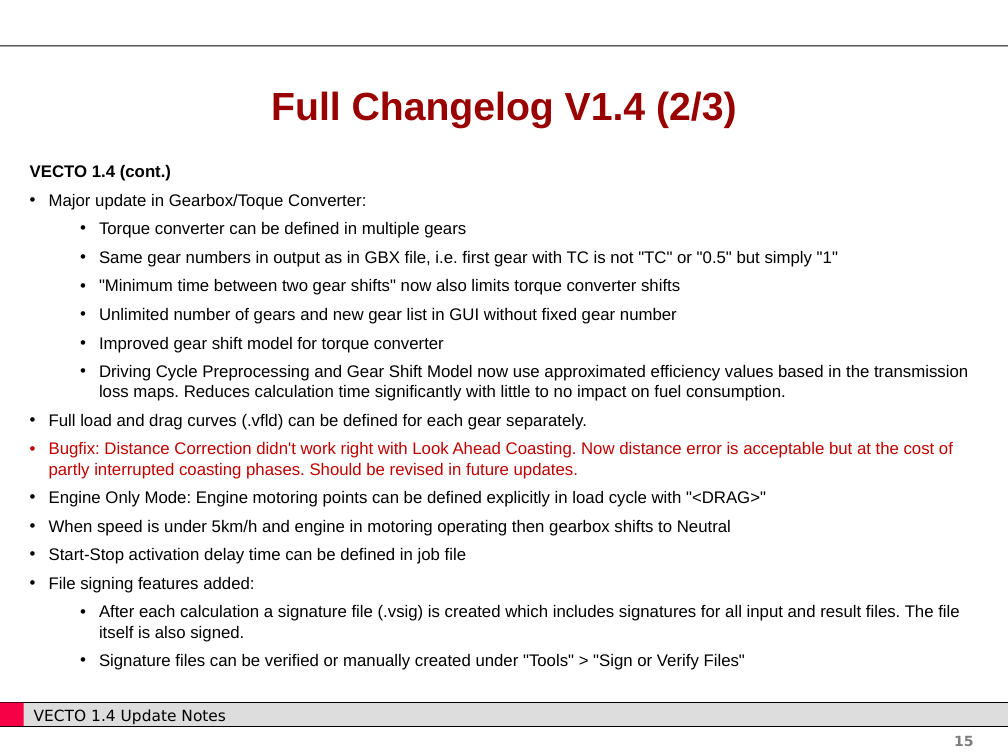
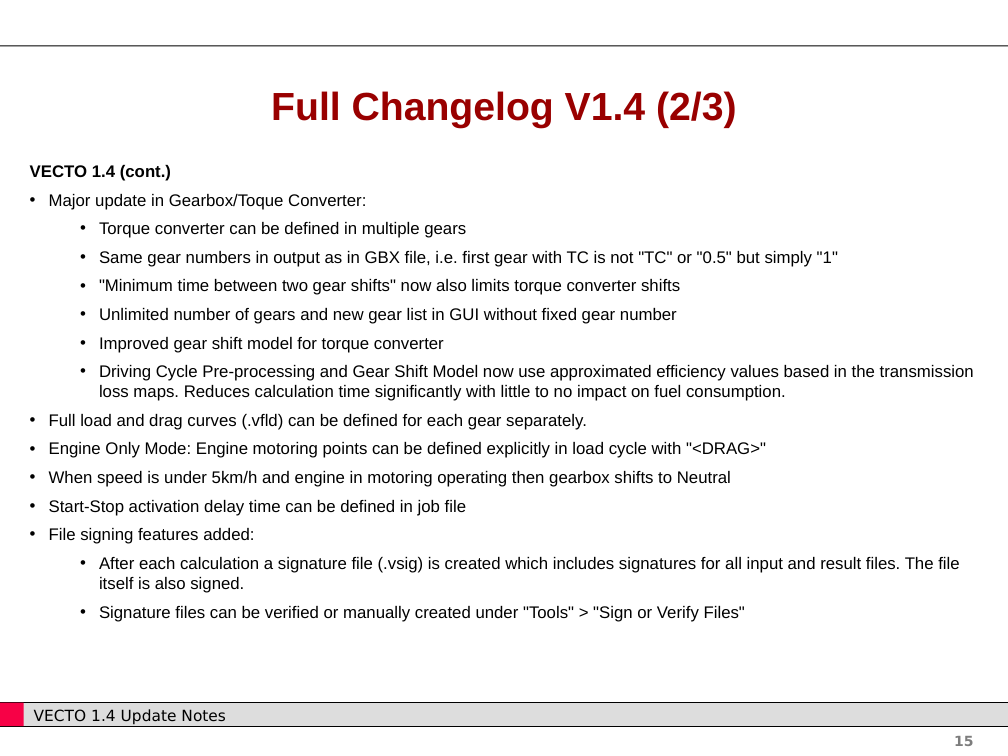
Before and after one commit to CLIMA-VECTO/vecto-sim, a slide deck: slide 15 of User Manual Source/Update Notes.pptx. Drawn at 1008x756 pixels with LibreOffice and Linux fonts; fonts in the diff are those of the drawing; background and template pictures are left out. Boxes give left, top, right and bottom in pixels: in the first picture for what was removed or moved away, otherwise in the second. Text is boxed around its words. In the diff, an @@ line names an element or a change of style, - is before the commit and + after.

```diff
--- a/User Manual Source/Update Notes.pptx
+++ b/User Manual Source/Update Notes.pptx
@@ text at (x1=99, y1=365, x2=974, y2=401): text changed @@
-  • Driving Cycle Preprocessing and Gear Shift Model now use approximated efficiency values based in the transmission loss maps. Reduces calculation time significantly with little to no impact on fuel consumption.
+  • Driving Cycle Pre-processing and Gear Shift Model now use approximated efficiency values based in the transmission loss maps. Reduces calculation time significantly with little to no impact on fuel consumption.
@@ text at (x1=49, y1=442, x2=953, y2=479): paragraph removed @@
-• Bugfix: Distance Correction didn't work right with Look Ahead Coasting. Now distance error is acceptable but at the cost of partly interrupted coasting phases. Should be revised in future updates.
```
Also in this commit, not shown: 12 other slides changed, 59 other files.
